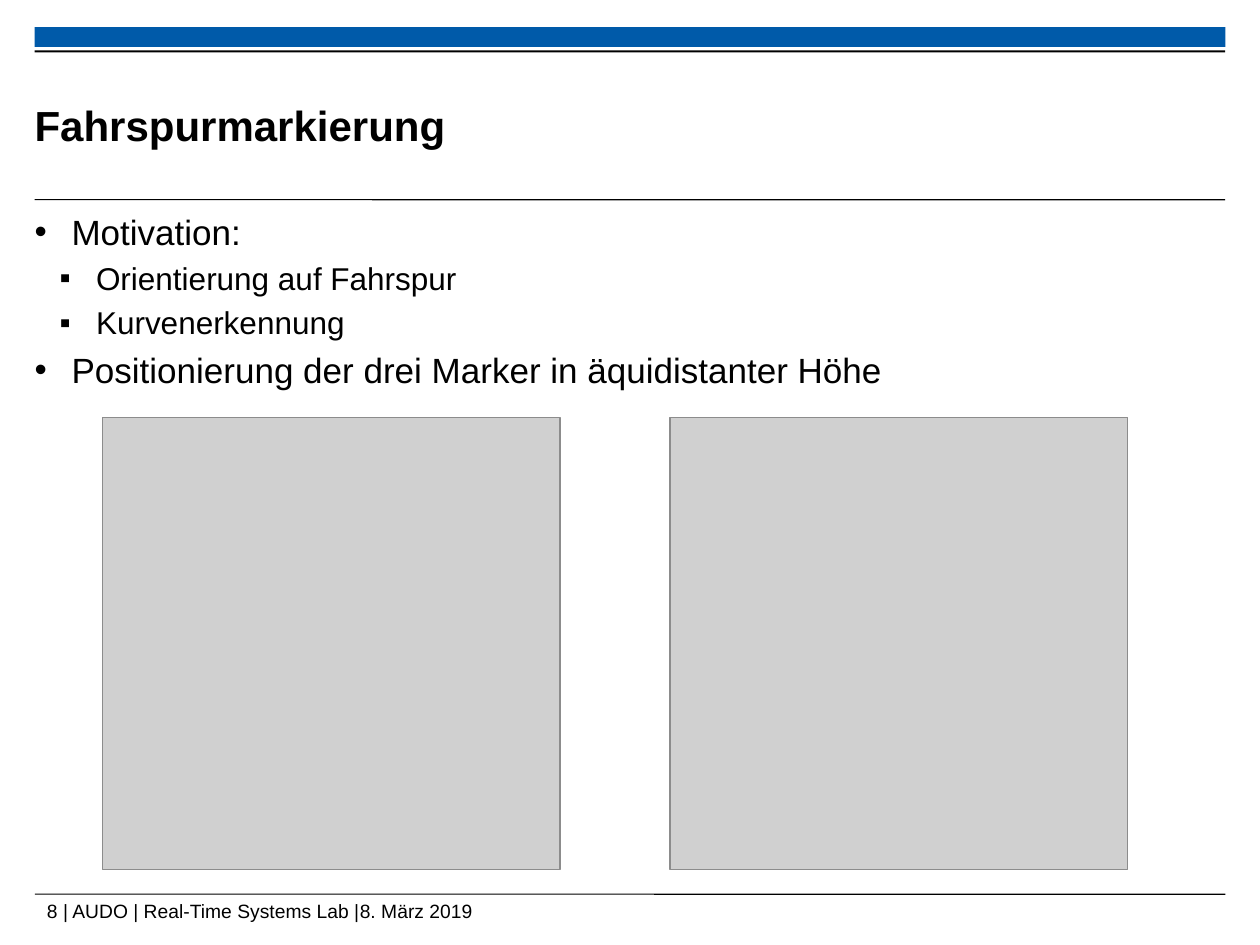
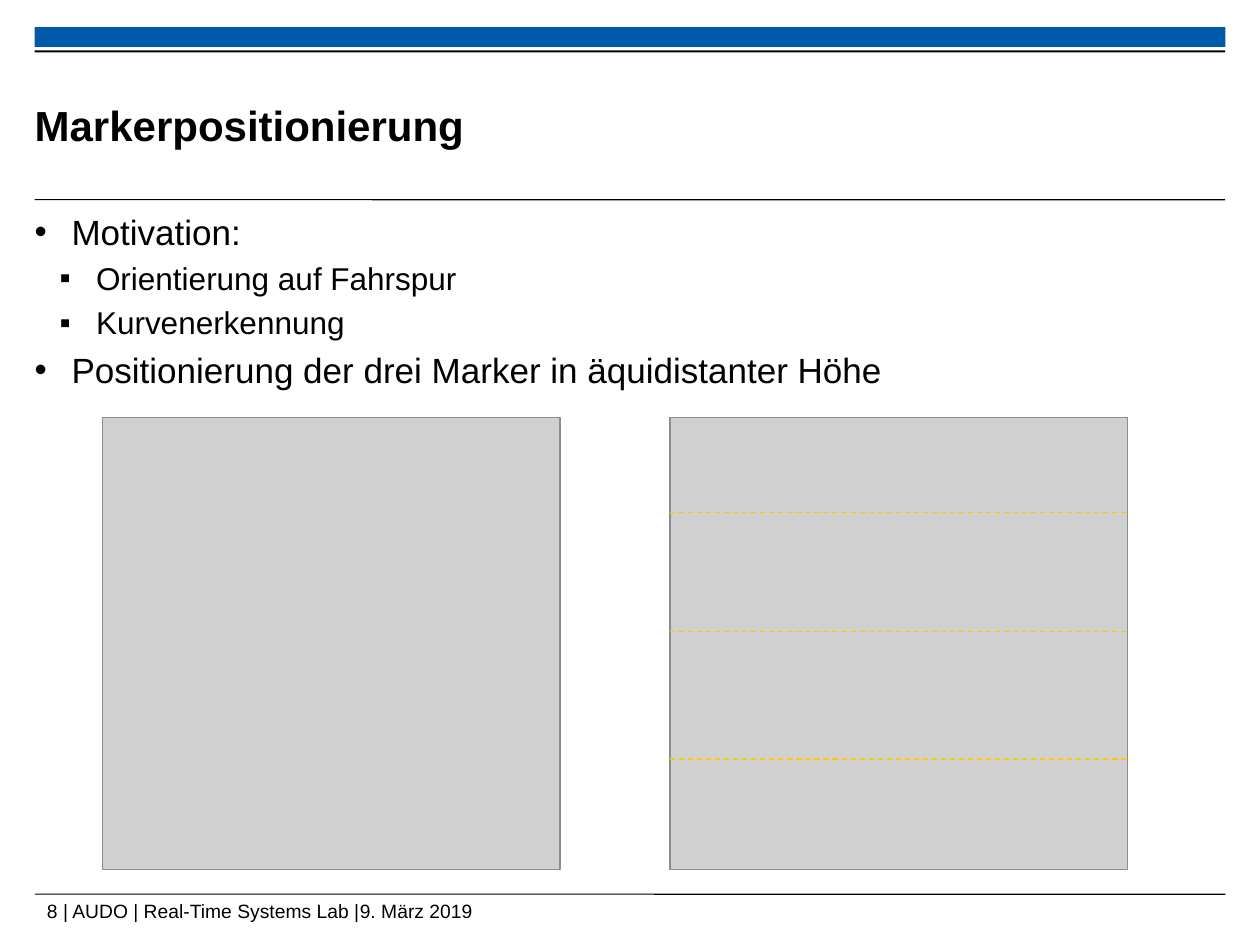
Before and after one commit to ramona3300/AUDO, a slide deck: slide 8 of Dokumente/Präsentationen/Abschlusspräsentation.pptx. Drawn at 1260x945 pixels with LibreOffice and Linux fonts; fonts in the diff are those of the drawing; grey boxes stand for pictures; background and template pictures are left out. Boxes give left, top, right and bottom in pixels: in the first picture for what was removed or moved away, otherwise in the second. Text is boxed around its words. In the diff, an @@ line names an element or a change of style, - is before the commit and + after.

```diff
--- a/Dokumente/Präsentationen/Abschlusspräsentation.pptx
+++ b/Dokumente/Präsentationen/Abschlusspräsentation.pptx
@@ title at (x1=35, y1=110, x2=464, y2=150): text changed @@
-Fahrspurmarkierung
+Markerpositionierung
@@ line added from (670, 512) to (1126, 512), #FDCA00 0.75 pt dashed @@
@@ line added from (670, 631) to (1126, 631), #FDCA00 0.75 pt dashed @@
@@ line added from (670, 759) to (1126, 759), #FDCA00 0.75 pt dashed @@
@@ text at (x1=47, y1=904, x2=472, y2=922): text changed @@
-8 | AUDO | Real-Time Systems Lab |8. März 2019
+8 | AUDO | Real-Time Systems Lab |9. März 2019
```
Also in this commit, not shown: 2 other slides changed, 1 other file.
